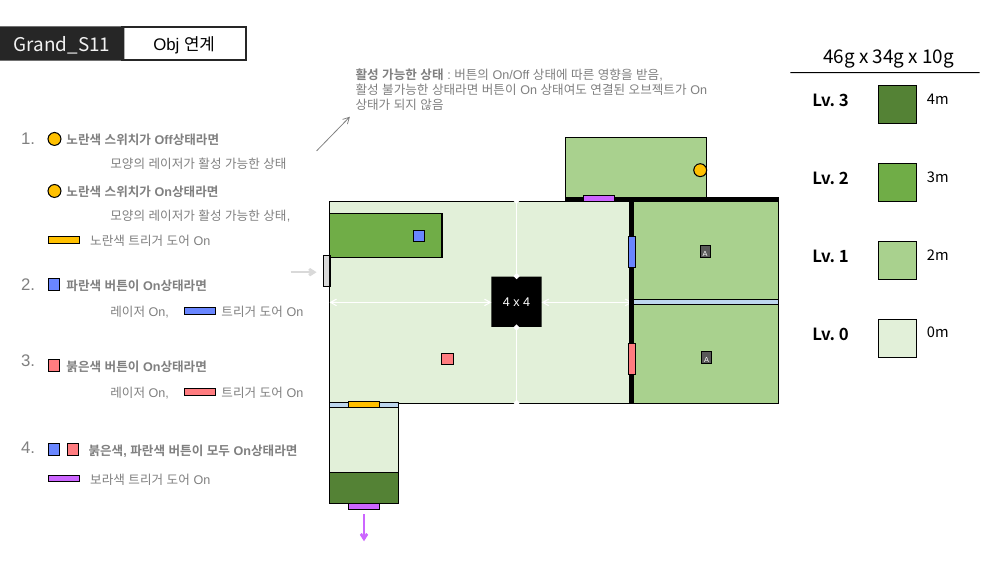
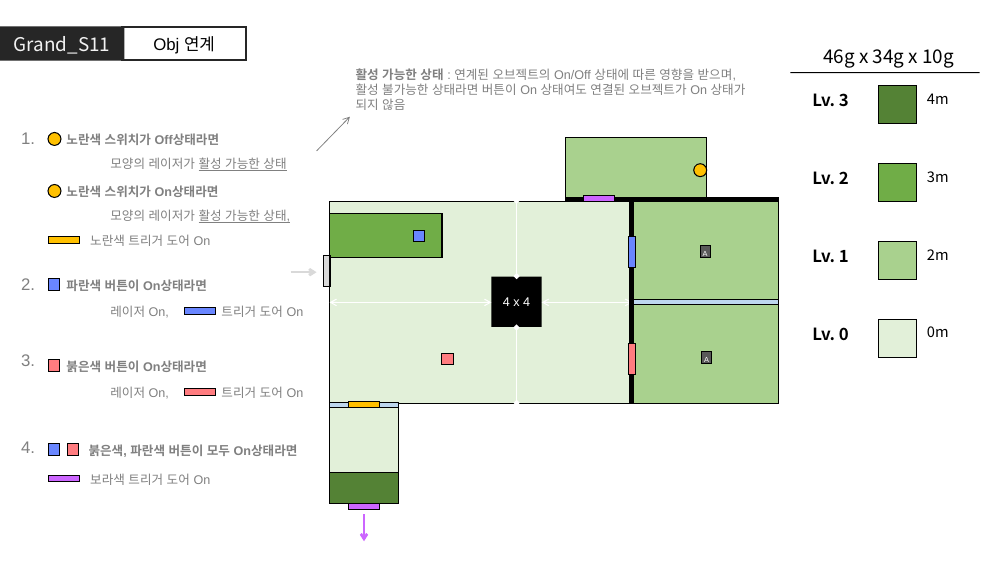
Before and after one commit to GGMGangsterHamster/GangsterHamster, a slide deck: slide 21 of Documents/Grand_Stage.pptx. Drawn at 1008x567 pixels with LibreOffice and Linux fonts; fonts in the diff are those of the drawing. Boxes give left, top, right and bottom in pixels: in the first picture for what was removed or moved away, otherwise in the second. Text is boxed around its words. In the diff, an @@ line names an element or a change of style, - is before the commit and + after.

Commit message:
문서 살짝 수정

```diff
--- a/Documents/Grand_Stage.pptx
+++ b/Documents/Grand_Stage.pptx
@@ text at <box>356,68,736,81</box>: text changed @@
-활성 가능한 상태 : 버튼의 On/Off 상태에 따른 영향을 받음,
+활성 가능한 상태 : 연계된 오브젝트의 On/Off 상태에 따른 영향을 받으며,
@@ text "모양의 레이저가 활성 가능한 상태" at <box>110,157,286,171</box>: underline on in "활성 가능한 상태" @@
@@ text "모양의 레이저가 활성 가능한 상태," at <box>110,209,290,223</box>: underline on in "활성 가능한 상태," @@
```
